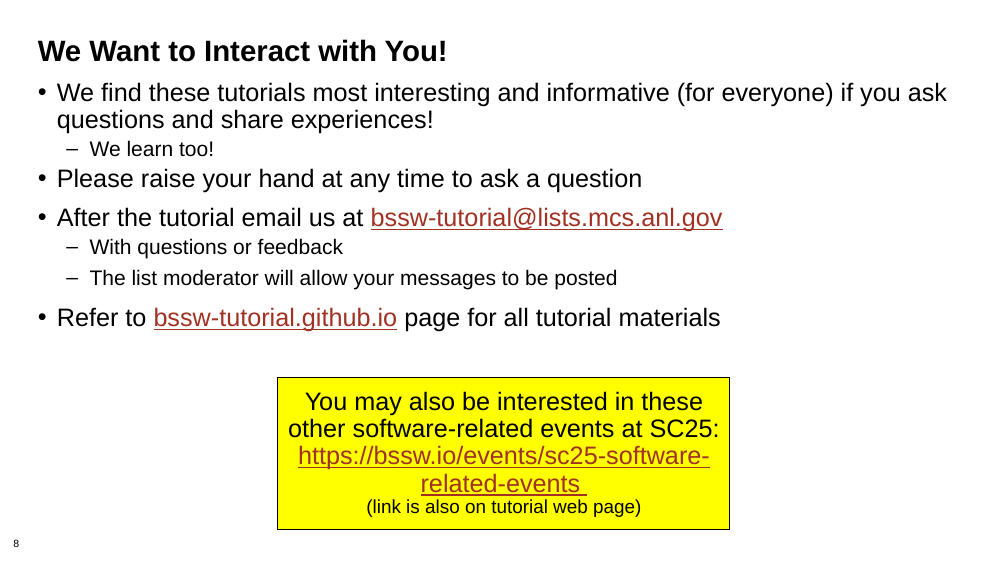
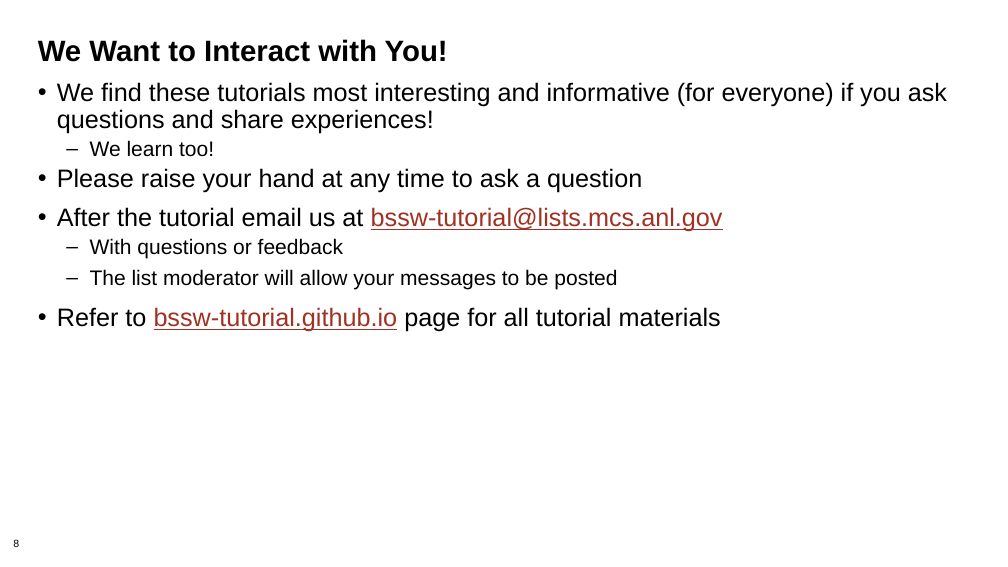
Before and after one commit to bssw-tutorial/presentations, a slide deck: slide 8 of intro.pptx. Drawn at 1008x567 pixels with LibreOffice and Linux fonts; fonts in the diff are those of the drawing. Boxes give left, top, right and bottom in pixels: in the first picture for what was removed or moved away, otherwise in the second. Text is boxed around its words. In the diff, an @@ line names an element or a change of style, - is before the commit and + after.

Commit message:
License, title page, and other updates

```diff
--- a/intro.pptx
+++ b/intro.pptx
@@ rectangle removed at <box>278,377,730,530</box> @@
-You may also be interested in these other software-related events at SC25: https://bssw.io/events/sc25-software-related-events
-(link is also on tutorial web page)
```
Also in this commit, not shown: 3 other slides changed, 6 other files.
